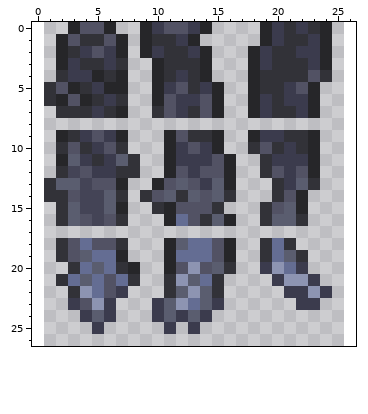
Edited in one commit: pixel-art sprite (Tiles/Riven/Fuzzvine.png). The picture above was drawn from the file before the commit.
The file is 50x54 pixels, drawn in blocks of 2x2; one block is one cell here. Colours within 5 levels of each other are drawn and written as one. The old version is drawn lined up with the new one, on the new canvas.
Now the later version:
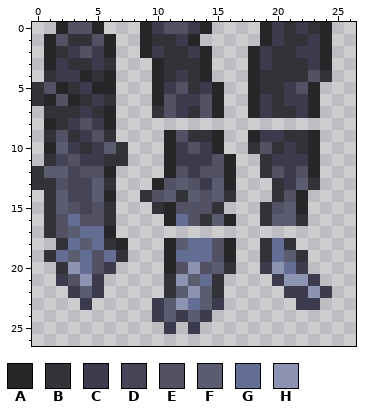
Palette (. is transparent): A #262629  B #323238  C #3b3b4d  D #444456  E #525264  F #5a5d6f  G #646d93  H #8d94b2
From the commit log: A fix to fuzzvines while i was lollygagging
The edit:
canvas 25x27 -> 27x27, the old top-left corner now at 1,0
Changed rows in their new state; - is an unchanged pixel.
first column x 0:
 0 --AE-A.--
 1 -AEB-EA.-
 2 -ABCECA.-
 3 -ACB-CB.-
 4 -BC-ABA.-
 5 BEABCA-.-
 6 BAEABCB.-
 7 -B--CBA.-
 8 -ABCECA--
 9 -BE---B.-
10 -AFC--F--
11 -BDE-CBB.
12 BFF--EA..
13 B-ED-FB.-
14 --FD-FA.-
15 -BFE-EB.-
16 -BEG-EB.-
17 -BEFGGA--
18 ---GFGBA-
19 -BGFGE-B-
20 --BH-EC..
21 --CEHC...
22 ---CFC..-
23 ---.C..--
24 ----...--
25 -----.---
Pixel boxes of the changes (left, top, right, bottom) in both pictures:
changed: (32, 22, 140, 334)
